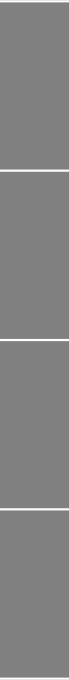
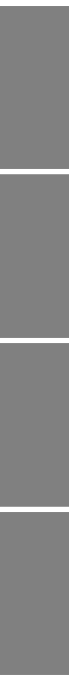
The second 69×680 image is a revision of the first. Changes to its layers:
painted on "Layer 2" over [0, 0, 69, 680]
